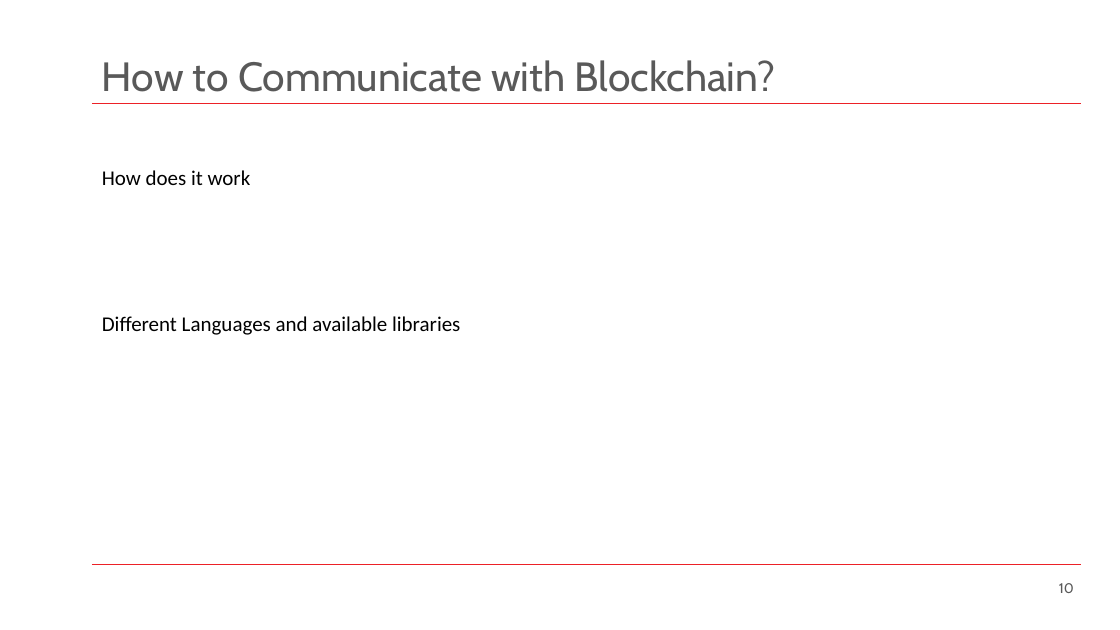
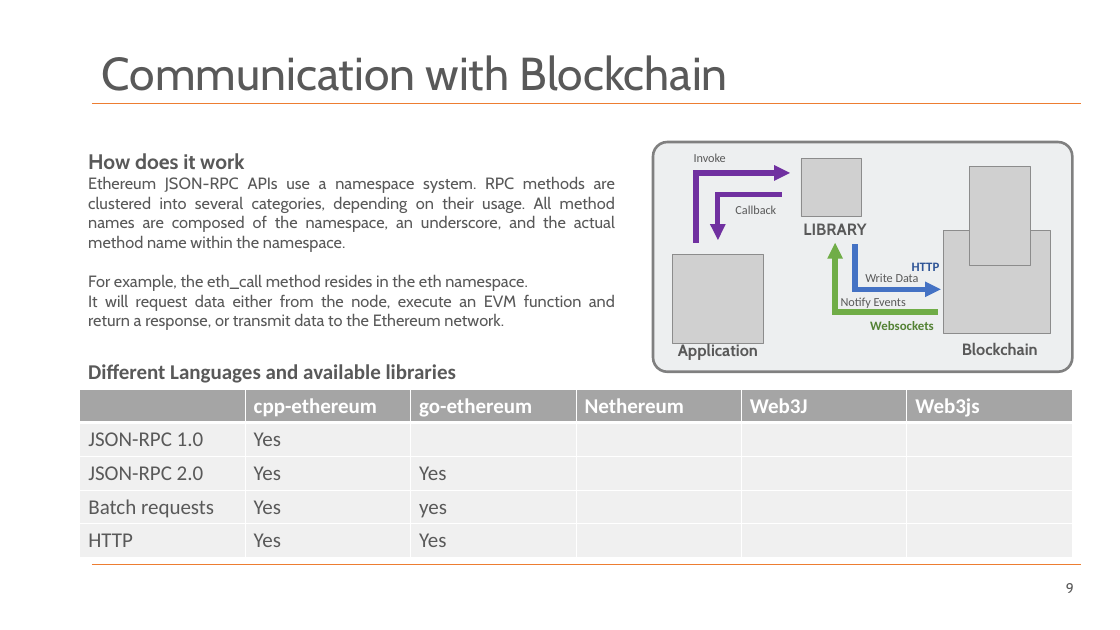
Before and after one commit to SachiHarshitha/HDa_TeamProject_SS21, a slide deck: slide 9 of 00_Documentation/M03_TeamProject_Haid_UWB-Presentation.pptx (slide 10 before the commit). Drawn at 1120x630 pixels with LibreOffice and Linux fonts; fonts in the diff are those of the drawing; grey boxes stand for pictures; background and template pictures are left out. Boxes give left, top, right and bottom in pixels: in the first picture for what was removed or moved away, otherwise in the second. Text is boxed around its words. In the diff, an @@ line names an element or a change of style, - is before the commit and + after.

```diff
--- a/00_Documentation/M03_TeamProject_Haid_UWB-Presentation.pptx
+++ b/00_Documentation/M03_TeamProject_Haid_UWB-Presentation.pptx
@@ title at (102, 55, 728, 91): text changed; size 35 to 39.6 pt @@
-How to Communicate with Blockchain?
+Communication with Blockchain
@@ line (92, 103) - (1081, 103): stroke #EC2127 1 pt to #ED7D31 1 pt @@
@@ text "How does it work": place and size @@
-text "How does it work" at (102, 170, 251, 185)
+text "How does it work" at (88, 153, 615, 330)
@@ text at (88, 176, 615, 330): paragraphs added @@
+Ethereum JSON-RPC APIs use a namespace system. RPC methods are clustered into several categories, depending on their usage. All method names are composed of the namespace, an underscore, and the actual method name within the namespace.
+For example, the eth_call method resides in the eth namespace.
+It will request data either from the node, execute an EVM function and return a response, or transmit data to the Ethereum network.
@@ text at (88, 153, 244, 169): font Calibri to Cabin, text colour #000000 to #595959, bold on in "How does it work" @@
@@ text "Different Languages and available libraries": place and size @@
-text "Different Languages and available libraries" at (102, 316, 460, 335)
+text "Different Languages and available libraries" at (88, 364, 456, 383)
@@ text "Different Languages and available libraries" at (88, 364, 456, 383): text colour #000000 to #595959, bold on @@
@@ group added at (653, 142, 1072, 372): 9 texts, 4 pictures, 4 elbow arrows, 1 rounded rectangle @@
+LIBRARY
+Callback
+Invoke
+Application
+Write Data
+Notify Events
+Websockets
+HTTP
+Blockchain
@@ table added at (80, 389, 1073, 557), 5 rows, 6 columns @@
+ | cpp-ethereum | go-ethereum | Nethereum | Web3J | Web3js
+JSON-RPC 1.0 | Yes |  |  |  | 
+JSON-RPC 2.0 | Yes | Yes |  |  | 
+Batch requests | Yes | yes |  |  | 
+HTTP | Yes | Yes |  |  | 
@@ line (92, 565) - (1081, 565): stroke #EC2127 1 pt to #ED7D31 1 pt @@
@@ page number at (1066, 583, 1074, 593): text changed @@
-10
+9
```
Also in this commit, not shown: 13 other slides changed, 1 slide removed.
